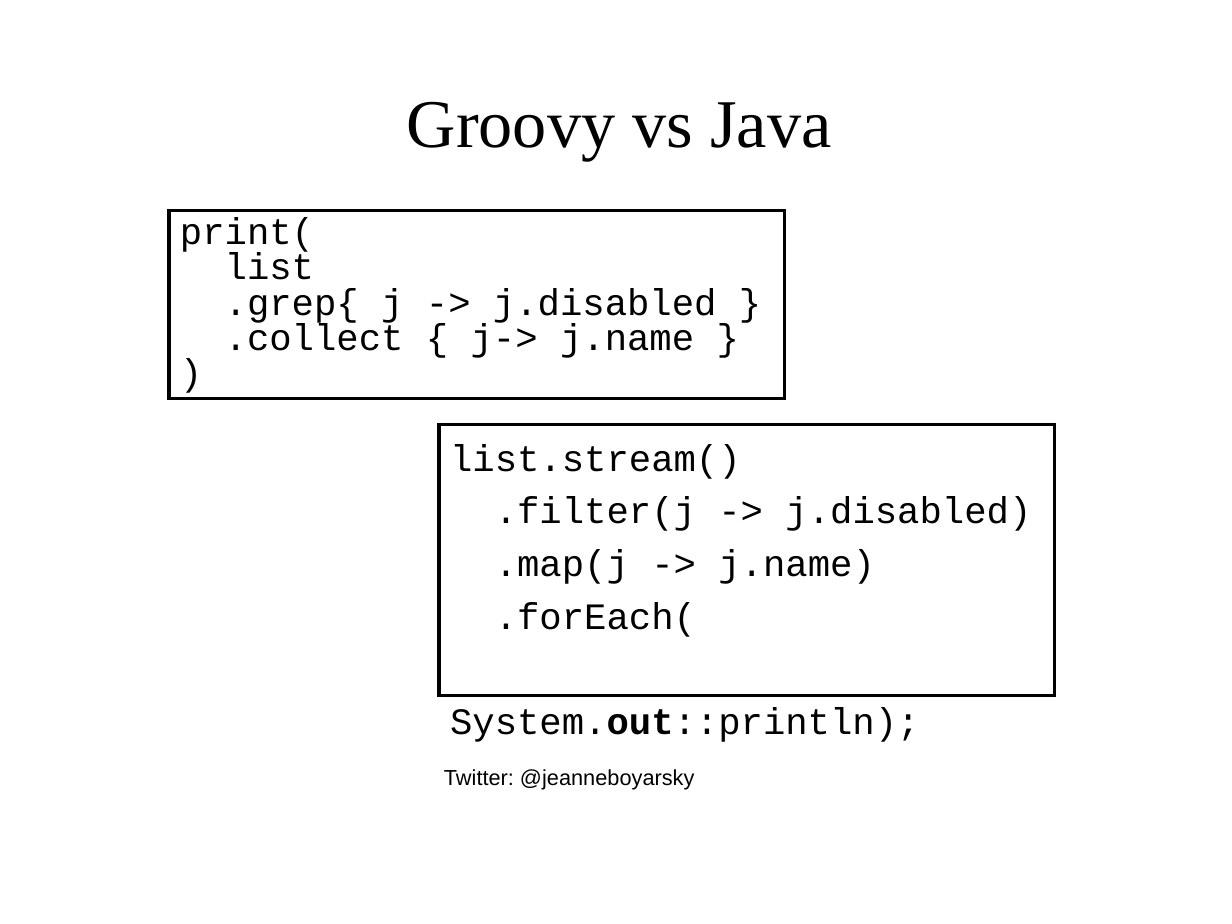
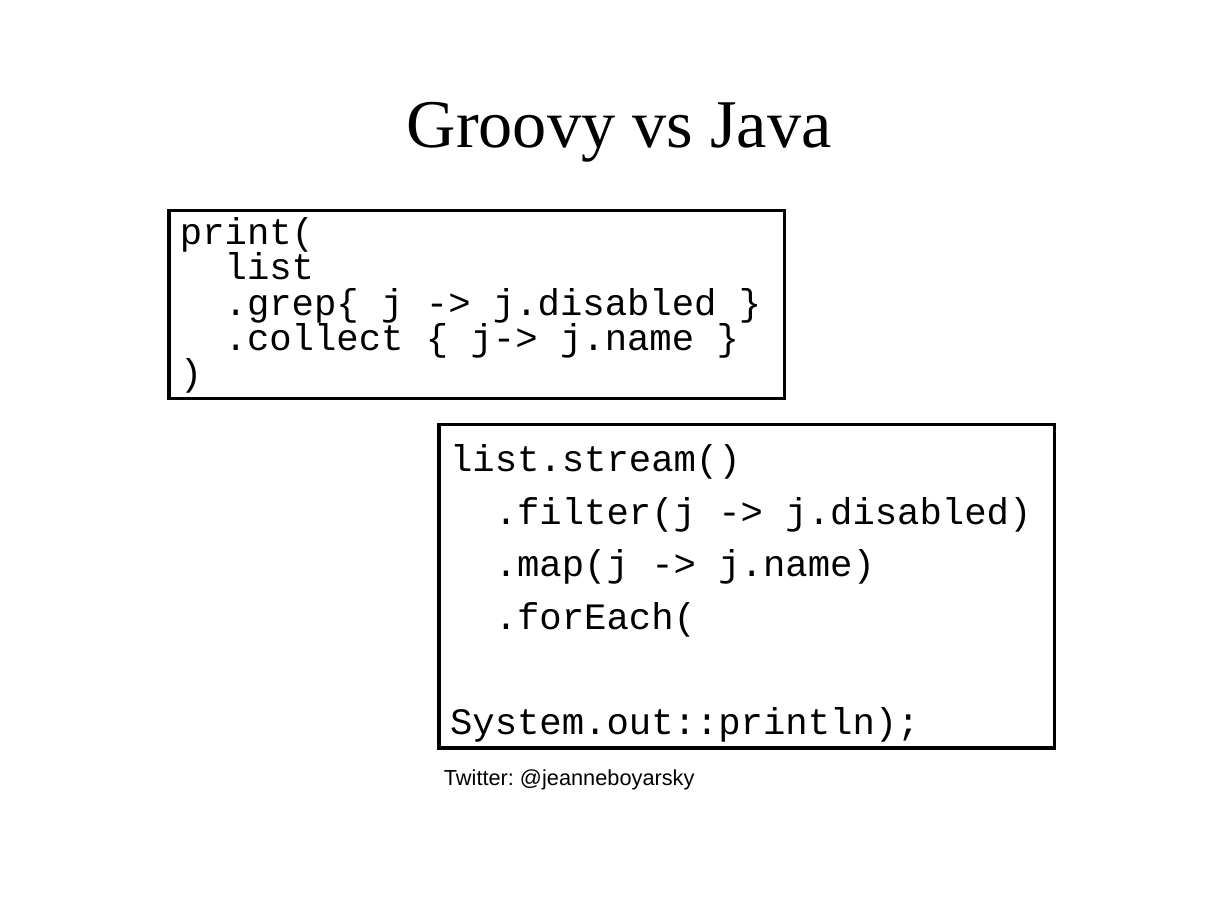
Before and after one commit to boyarsky/java-8-streams-by-puzzles, a slide deck: slide 4 of docs/Slides.ppt. Drawn at 1232x924 pixels with LibreOffice and Linux fonts; fonts in the diff are those of the drawing; background and template pictures are left out. Boxes give left, top, right and bottom in pixels: in the first picture for what was removed or moved away, otherwise in the second. Text is boxed around its words. In the diff, an @@ line names an element or a change of style, - is before the commit and + after.

```diff
--- a/docs/Slides.ppt
+++ b/docs/Slides.ppt
@@ rectangle "list.stream()": place and size @@
-rectangle "list.stream()" at [439,425,1055,695]
+rectangle "list.stream()" at [439,425,1055,748]
@@ text in rectangle at [450,708,920,742]: bold off in "System.out::println);" @@
```
Also in this commit, not shown: 13 other slides changed, 1 other file.
